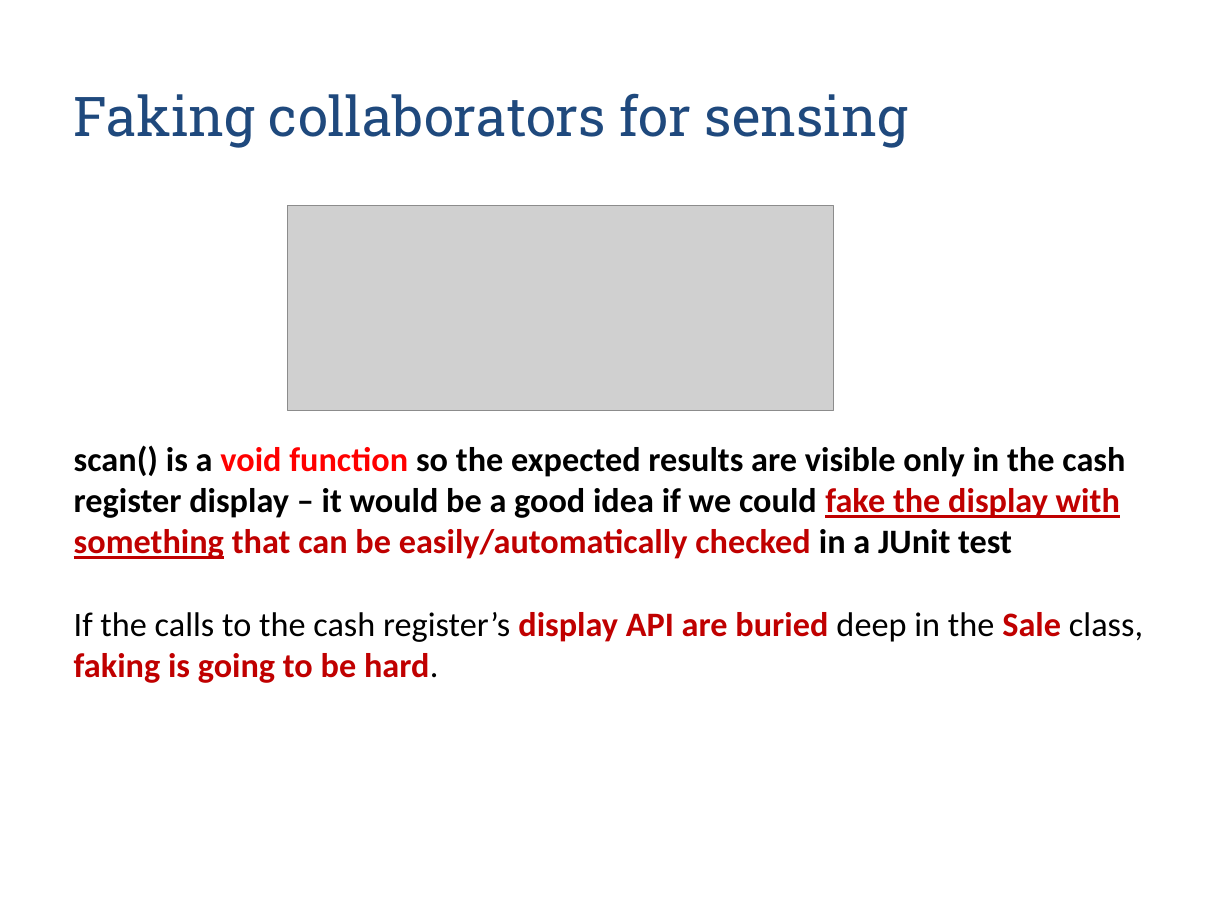
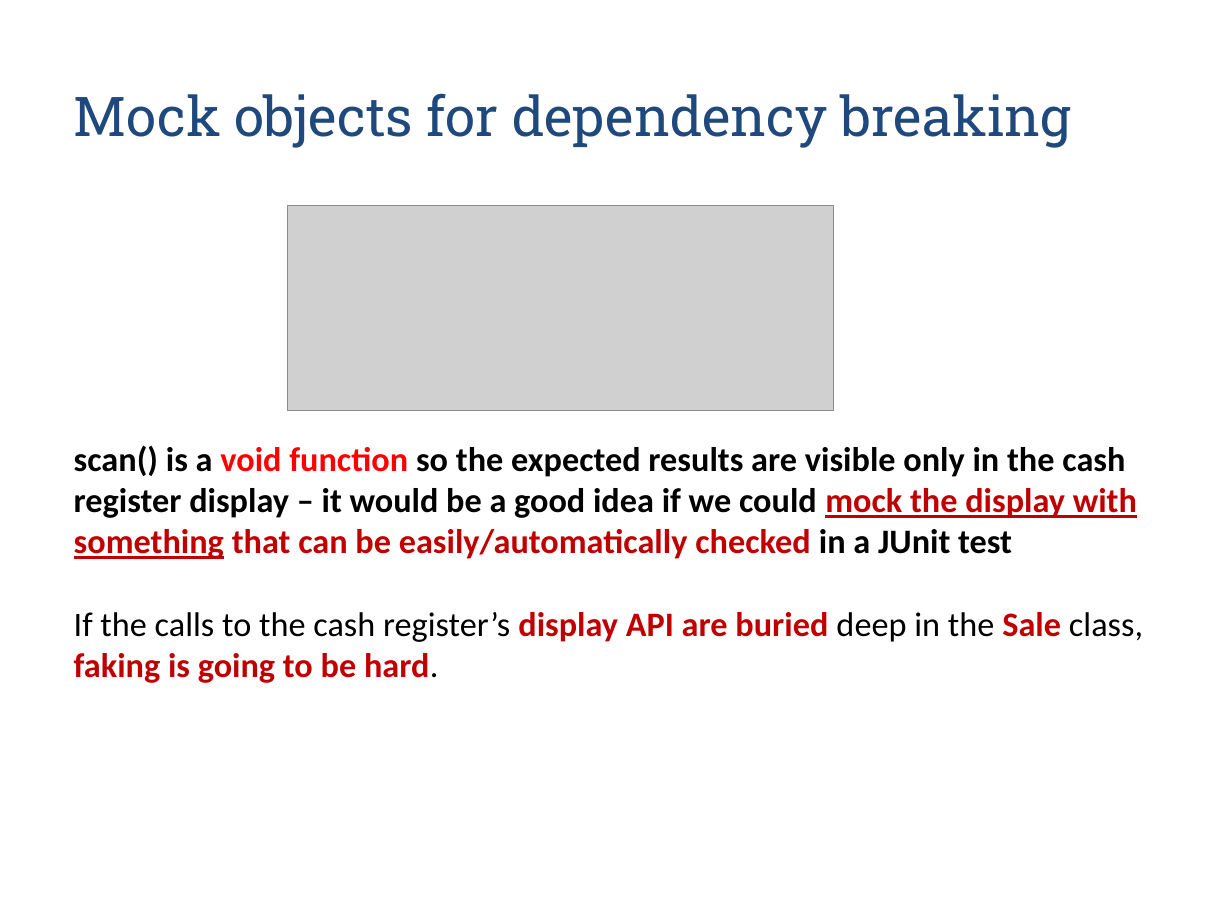
Before and after one commit to zarras/myy803-slides, a slide deck: slide 27 of 6-SoftEng-Testing.ppt (slide 25 before the commit). Drawn at 1232x924 pixels with LibreOffice and Linux fonts; fonts in the diff are those of the drawing; grey boxes stand for pictures. Boxes give left, top, right and bottom in pixels: in the first picture for what was removed or moved away, otherwise in the second. Text is boxed around its words. In the diff, an @@ line names an element or a change of style, - is before the commit and + after.

Commit message:
new version of test slides

```diff
--- a/6-SoftEng-Testing.ppt
+++ b/6-SoftEng-Testing.ppt
@@ title at [74,93,1071,148]: text changed @@
-Faking collaborators for sensing
+Mock objects for dependency breaking
@@ text at [74,445,1137,559]: text changed @@
-scan() is a void function so the expected results are visible only in the cash register display – it would be a good idea if we could fake the display with something that can be easily/automatically checked in a JUnit test
+scan() is a void function so the expected results are visible only in the cash register display – it would be a good idea if we could mock the display with something that can be easily/automatically checked in a JUnit test
```
Also in this commit, not shown: 3 other slides changed, 6 slides added, 14 slides removed, 1 other file.
